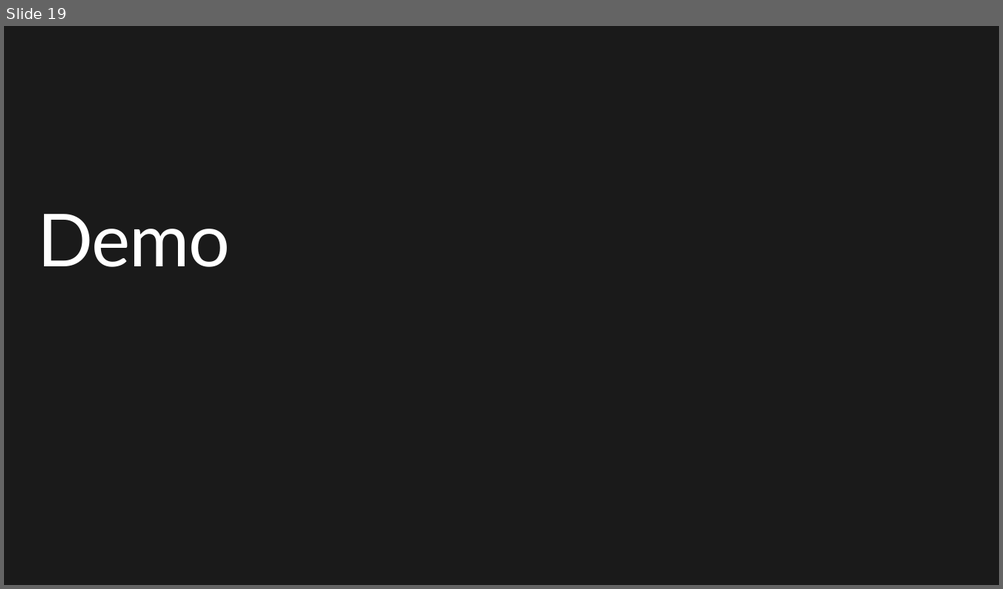
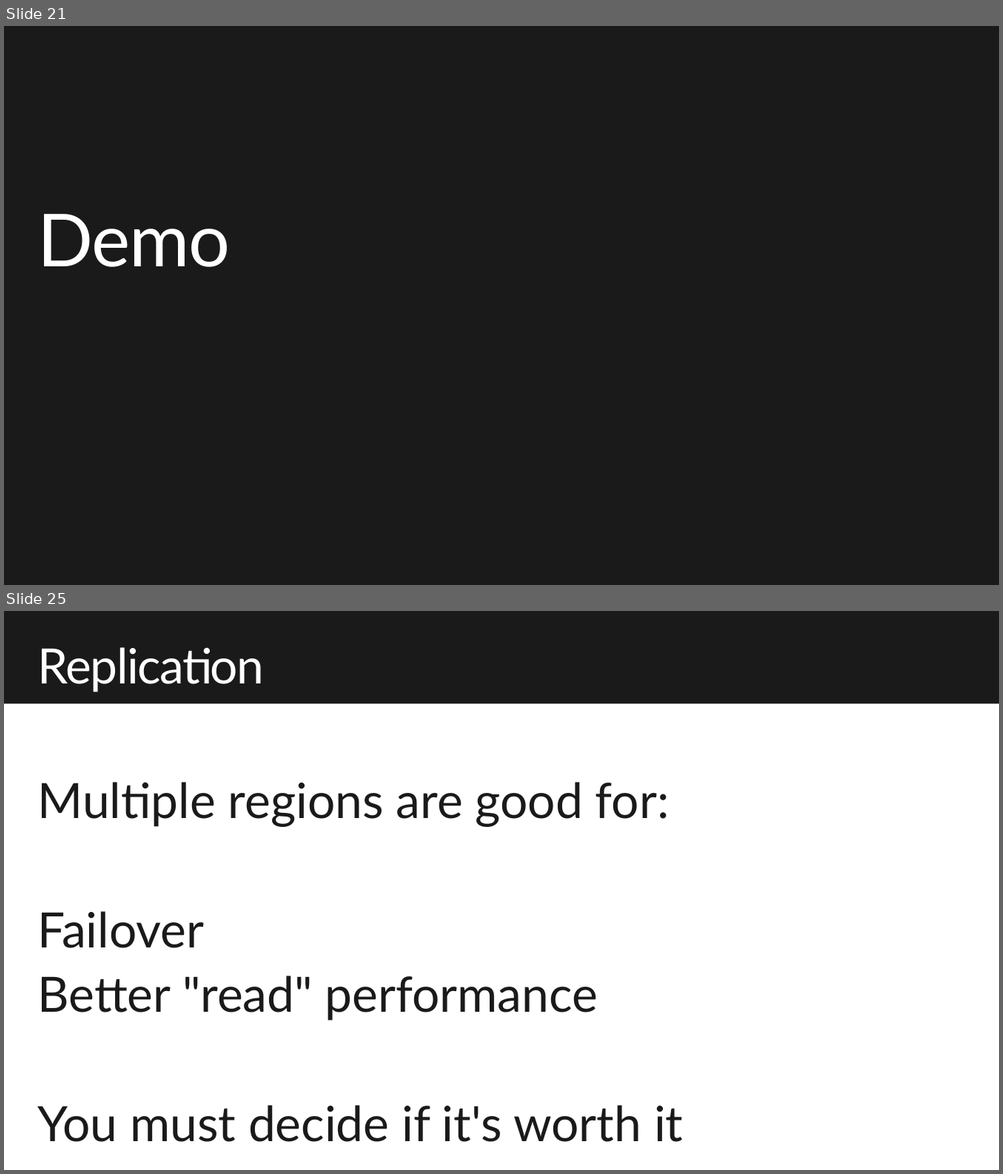
Before and after one commit to dmakogon/decode2018, a slide deck: decode2018_cosmosdb.pptx. Shown one above the other, each under a label of ours: slide 19 before the commit, slides 21 and 25 after it; the slides between them are not shown. The pictures are 1003x589 and 1003x1174 pixels, drawn with LibreOffice and Linux fonts; fonts in the diff are those of the drawing; background and template pictures are left out. Boxes give left, top, right and bottom in pixels: in the first picture for what was removed or moved away, otherwise in the second. Text is boxed around its words. In the diff, an @@ line names an element or a change of style, - is before the commit and + after.

```diff
--- a/decode2018_cosmosdb.pptx
+++ b/decode2018_cosmosdb.pptx
@@ slide 25 added at (4,611,999,1170), background #FFFFFF @@
@@ rectangle added at (4,611,999,704), fill #1A1A1A @@
@@ title added at (37,647,263,692), 48 pt, text #FFFFFF @@
+Replication
@@ text added at (37,782,683,1142), 48 pt, text #1A1A1A @@
+Multiple regions are good for:
+Failover
+Better "read" performance
+You must decide if it's worth it
@@ what was slide 19 is now slide 21 @@
```
Also in this commit, not shown: 4 slides changed, 5 other slides added, 7 slides removed.
